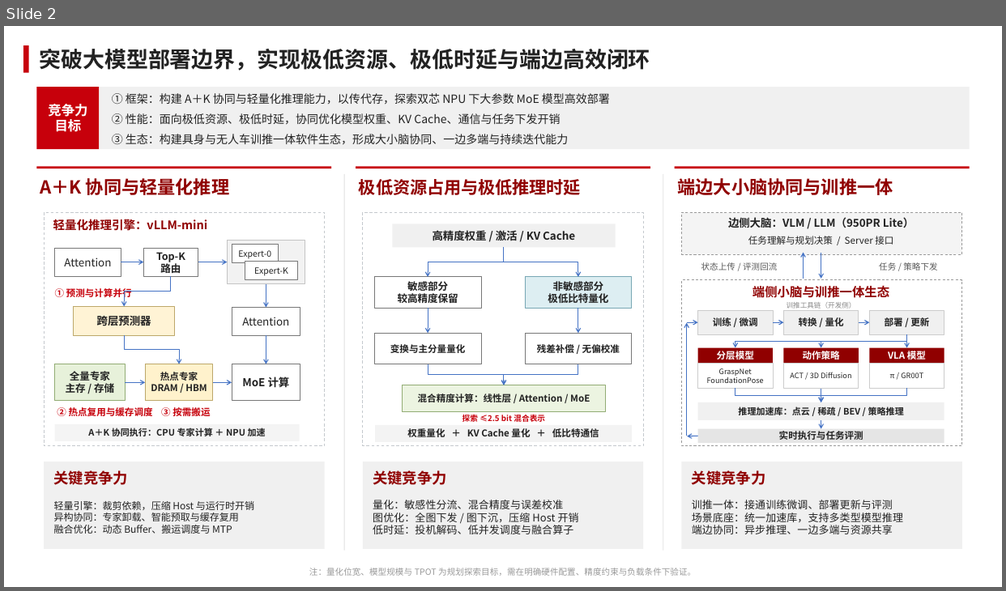
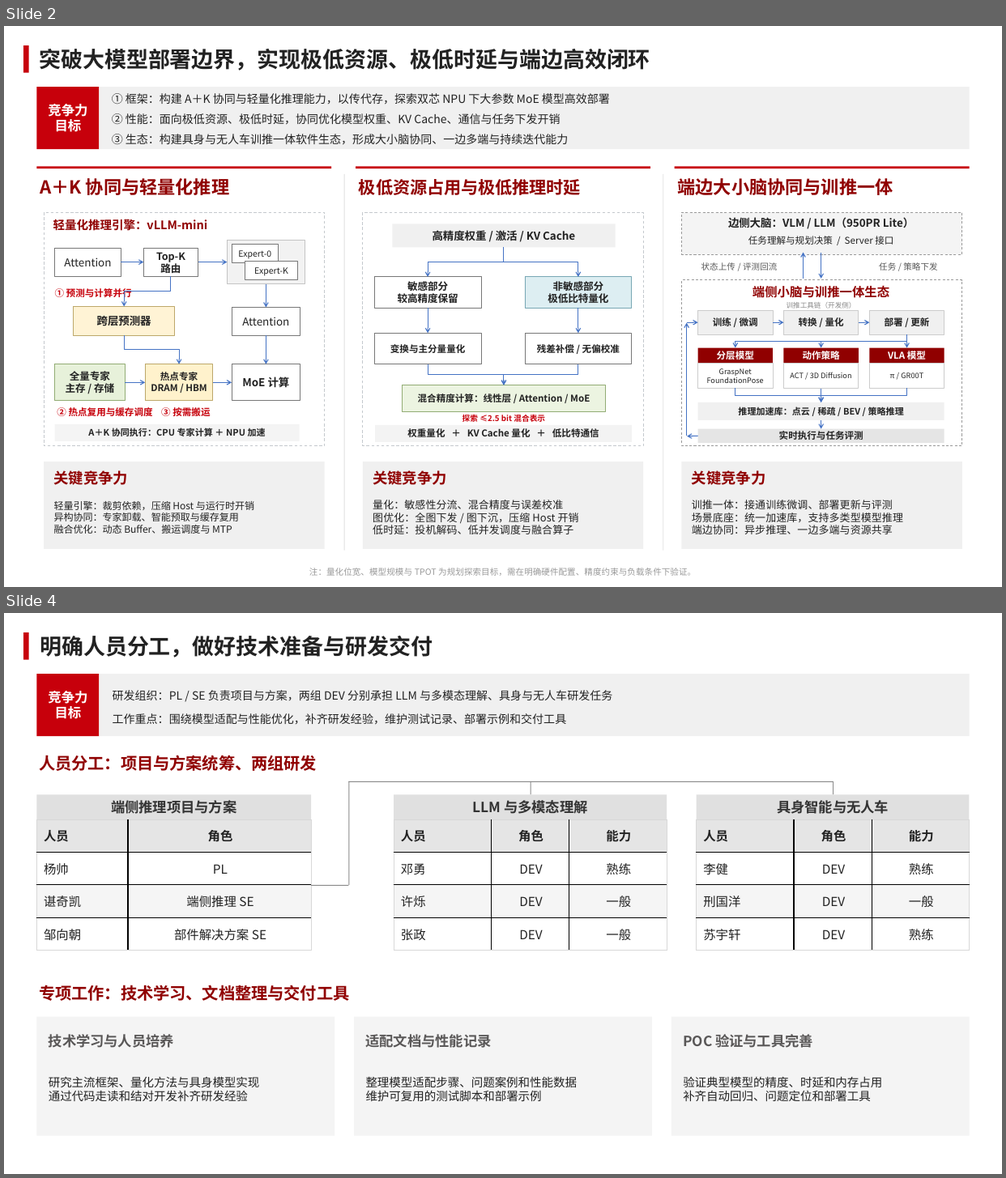
Before and after one commit to YangShuai52/infra-handbook, a slide deck: infra_learning/PPT/端侧推理规划_正交连线对齐版.pptx. Shown one above the other, each under a label of ours: slide 2 before the commit, slides 2 and 4 after it; the slides between them are not shown. The pictures are 1006x591 and 1006x1178 pixels, drawn with LibreOffice and Linux fonts; fonts in the diff are those of the drawing. Boxes give left, top, right and bottom in pixels: in the first picture for what was removed or moved away, otherwise in the second. Text is boxed around its words. In the diff, an @@ line names an element or a change of style, - is before the commit and + after.

```diff
--- a/infra_learning/PPT/端侧推理规划_正交连线对齐版.pptx
+++ b/infra_learning/PPT/端侧推理规划_正交连线对齐版.pptx
@@ slide 4 added at (4,613,1002,1174), background #FFFFFF @@
@@ rectangle added at (23,632,28,659), fill #C7000B @@
@@ text added at (40,636,432,658), 21 pt, text #222222, bold @@
+明确人员分工，做好技术准备与研发交付
@@ rectangle added at (37,674,99,736), fill #C7000B, 12.8 pt, text #FFFFFF, bold @@
+竞争力
+目标
@@ rectangle added at (99,674,969,736), fill #F0F0F0 @@
@@ text added at (113,690,612,700), 10.9 pt, text #222222 @@
+研发组织：PL / SE 负责项目与方案，两组 DEV 分别承担 LLM 与多模态理解、具身与无人车研发任务
@@ text added at (113,713,567,725), 10.9 pt, text #222222 @@
+工作重点：围绕模型适配与性能优化，补齐研发经验，维护测试记录、部署示例和交付工具
@@ text added at (39,755,317,771), 15.8 pt, text #900000, bold @@
+人员分工：项目与方案统筹、两组研发
@@ rectangle added at (348,781,349,885), fill #898989 @@
@@ rectangle added at (348,781,833,782), fill #898989 @@
@@ rectangle added at (530,781,531,795), fill #898989 @@
@@ rectangle added at (833,781,833,795), fill #898989 @@
@@ rectangle added at (37,795,312,820), fill #E0E0E0, 13.5 pt, text #333333, bold @@
+端侧推理项目与方案
@@ rectangle added at (394,795,667,820), fill #E0E0E0, 13.5 pt, text #333333, bold @@
+LLM 与多模态理解
@@ rectangle added at (697,795,970,820), fill #E0E0E0, 13.5 pt, text #333333, bold @@
+具身智能与无人车
@@ table added at (37,820,312,944), 4 rows, 2 columns @@
+人员 | 角色
+杨帅 | PL
+谌奇凯 | 端侧推理 SE
+邹向朝 | 部件解决方案 SE
@@ table added at (394,820,667,943), 4 rows, 3 columns @@
+人员 | 角色 | 能力
+邓勇 | DEV | 熟练
+许烁 | DEV | 一般
+张政 | DEV | 一般
@@ table added at (697,820,969,943), 4 rows, 3 columns @@
+人员 | 角色 | 能力
+李健 | DEV | 熟练
+刑国洋 | DEV | 一般
+苏宇轩 | DEV | 熟练
@@ rectangle added at (311,885,348,886), fill #898989 @@
@@ text added at (39,985,349,1001), 15.8 pt, text #900000, bold @@
+专项工作：技术学习、文档整理与交付工具
@@ rectangle added at (37,1017,335,1136), fill #F4F4F4 @@
@@ rectangle added at (355,1017,652,1136), fill #F4F4F4 @@
@@ rectangle added at (671,1017,970,1136), fill #F4F4F4 @@
@@ text added at (49,1034,174,1048), 13.5 pt, text #595757, bold @@
+技术学习与人员培养
@@ text added at (366,1034,492,1048), 13.5 pt, text #595757, bold @@
+适配文档与性能记录
@@ text added at (683,1034,813,1048), 13.5 pt, text #595757, bold @@
+POC 验证与工具完善
@@ text added at (49,1077,260,1101), 11.2 pt, text #222222 @@
+研究主流框架、量化方法与具身模型实现
+通过代码走读和结对开发补齐研发经验
@@ text added at (366,1077,577,1101), 11.2 pt, text #222222 @@
+整理模型适配步骤、问题案例和性能数据
+维护可复用的测试脚本和部署示例
@@ text added at (683,1077,882,1101), 11.2 pt, text #222222 @@
+验证典型模型的精度、时延和内存占用
+补齐自动回归、问题定位和部署工具
```
Also in this commit, not shown: 1 slide changed.
